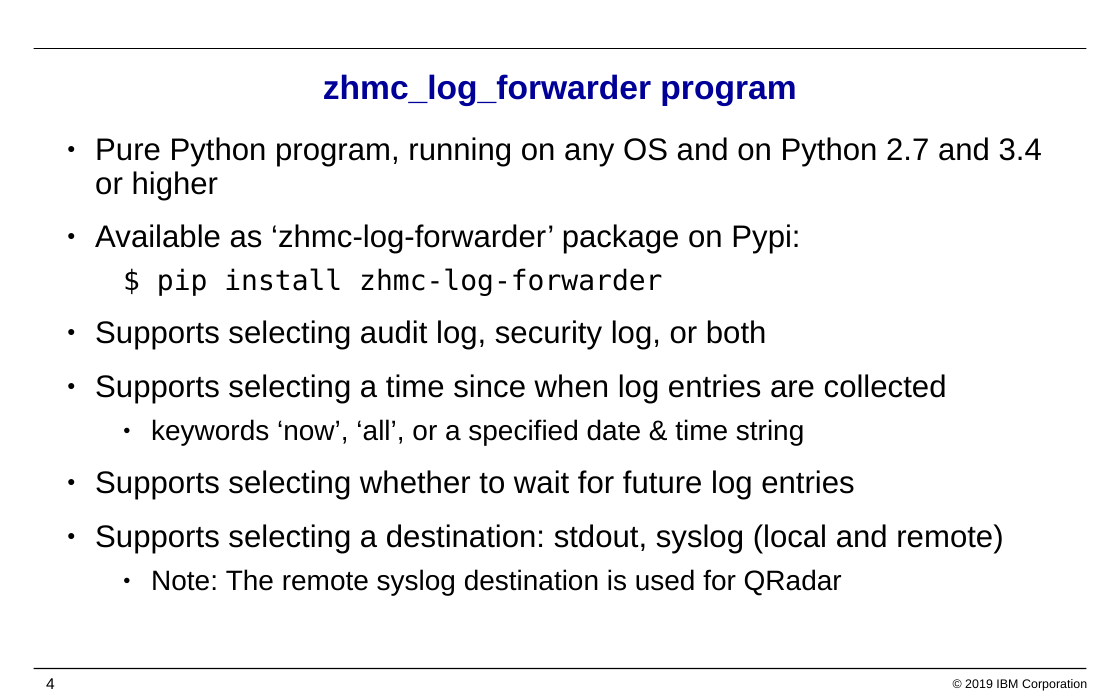
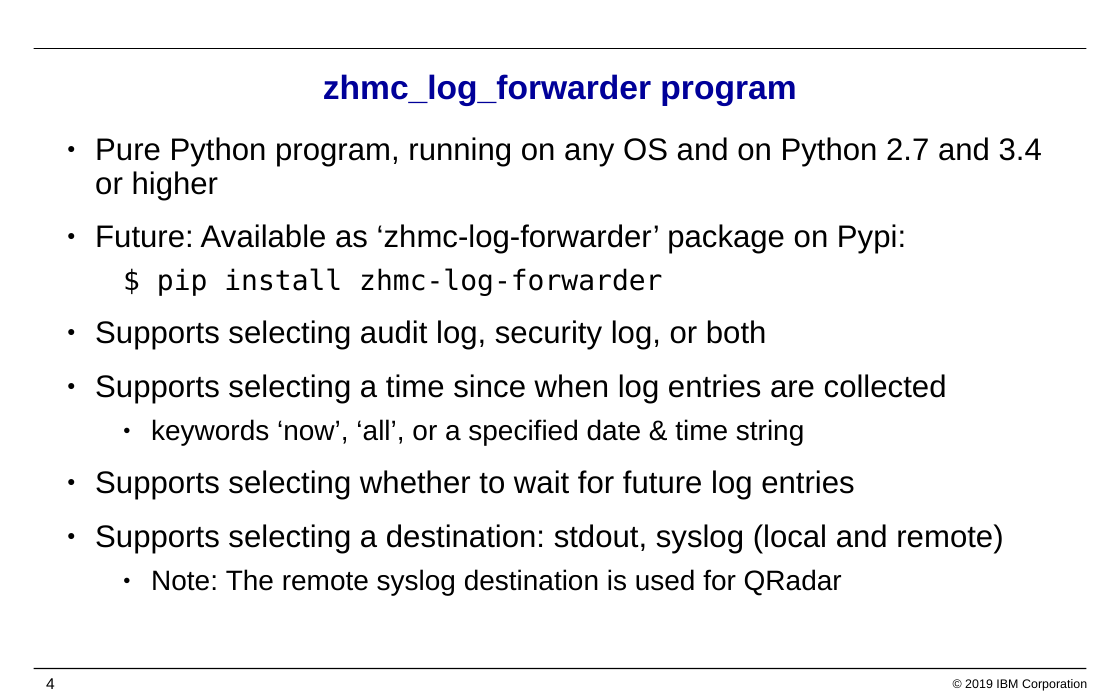
Before and after one commit to zhmcclient/zhmc-log-forwarder, a slide deck: slide 4 of IBM_Z_HMC_Log_Forwarder.pptx. Drawn at 1120x700 pixels with LibreOffice and Linux fonts; fonts in the diff are those of the drawing; background and template pictures are left out. Boxes give left, top, right and bottom in pixels: in the first picture for what was removed or moved away, otherwise in the second. Text is boxed around its words. In the diff, an @@ line names an element or a change of style, - is before the commit and + after.

```diff
--- a/IBM_Z_HMC_Log_Forwarder.pptx
+++ b/IBM_Z_HMC_Log_Forwarder.pptx
@@ text at bbox=[95, 224, 906, 254]: text changed @@
-● Available as ‘zhmc-log-forwarder’ package on Pypi:
+● Future: Available as ‘zhmc-log-forwarder’ package on Pypi:
```
Also in this commit, not shown: 3 other slides changed, 1 other file.
